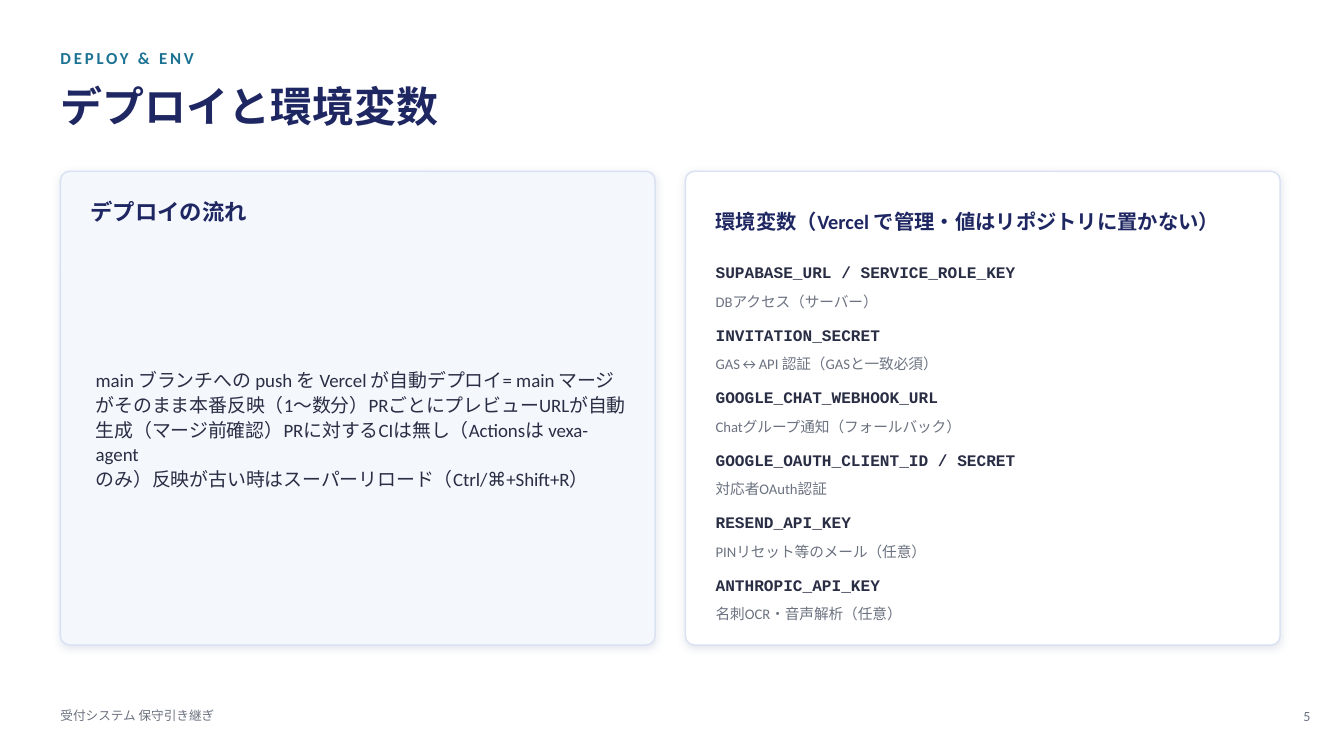
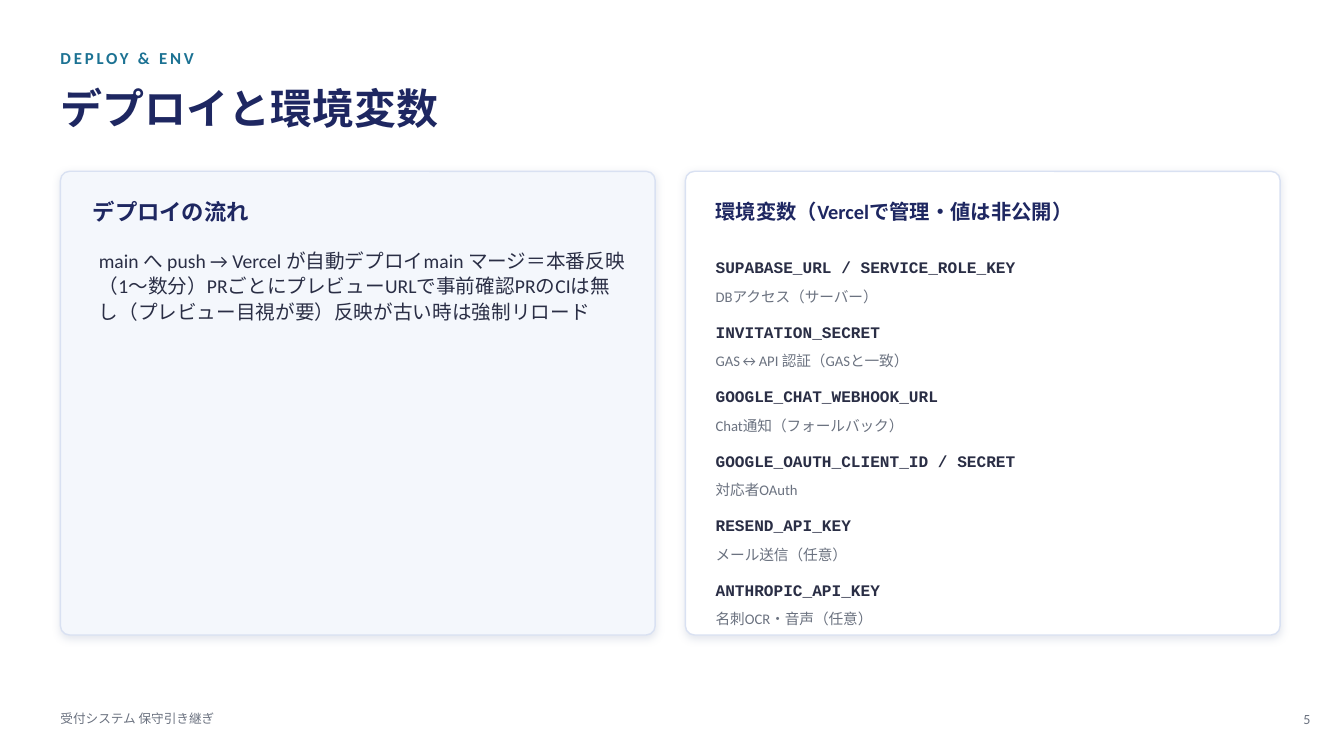
Before and after one commit to viva-eureka/reception-system, a slide deck: slide 5 of docs/受付システム_保守引き継ぎ.pptx. Drawn at 1344x756 pixels with LibreOffice and Linux fonts; fonts in the diff are those of the drawing. Boxes give left, top, right and bottom in pixels: in the first picture for what was removed or moved away, otherwise in the second. Text is boxed around its words. In the diff, an @@ line names an element or a change of style, - is before the commit and + after.

```diff
--- a/docs/受付システム_保守引き継ぎ.pptx
+++ b/docs/受付システム_保守引き継ぎ.pptx
@@ rounded rectangle: place and size @@
-rounded rectangle at [60,171,655,645]
+rounded rectangle at [60,171,655,635]
@@ rounded rectangle at [60,171,655,635]: proportions changed @@
@@ rounded rectangle at [686,171,1280,635]: proportions changed @@
@@ rounded rectangle: place and size @@
-rounded rectangle at [686,171,1280,645]
+rounded rectangle at [686,171,1280,635]
@@ text at [716,201,1073,221]: text changed @@
-環境変数（Vercel で管理・値はリポジトリに置かない）
+環境変数（Vercelで管理・値は非公開）
@@ text at [99,251,625,321]: text changed; size 13.5 to 14 pt @@
-main ブランチへの push を Vercel が自動デプロイ= main マージがそのまま本番反映（1〜数分）PRごとにプレビューURLが自動生成（マージ前確認）PRに対するCIは無し（Actionsは vexa-agent のみ）反映が古い時はスーパーリロード（Ctrl/⌘+Shift+R）
+main へ push → Vercel が自動デプロイmain マージ＝本番反映（1〜数分）PRごとにプレビューURLで事前確認PRのCIは無し（プレビュー目視が要）反映が古い時は強制リロード
@@ text "main へ push → Vercel ..." at [99,251,625,321]: vertical alignment middle to top @@
@@ text "SUPABASE_URL / SERVICE_ROLE_KEY": place and size @@
-text "SUPABASE_URL / SERVICE_ROLE_KEY" at [716,267,1016,280]
+text "SUPABASE_URL / SERVICE_ROLE_KEY" at [716,262,1016,275]
@@ text "DBアクセス（サーバー）": place and size @@
-text "DBアクセス（サーバー）" at [716,294,878,308]
+text "DBアクセス（サーバー）" at [716,289,878,303]
@@ text at [716,353,909,367]: text changed @@
-GAS↔API 認証（GASと一致必須）
+GAS↔API 認証（GASと一致）
@@ text at [716,418,904,432]: text changed @@
-Chatグループ通知（フォールバック）
+Chat通知（フォールバック）
@@ text at [716,482,798,496]: text changed @@
-対応者OAuth認証
+対応者OAuth
@@ text at [716,547,847,561]: text changed @@
-PINリセット等のメール（任意）
+メール送信（任意）
@@ text "ANTHROPIC_API_KEY": place and size @@
-text "ANTHROPIC_API_KEY" at [716,580,880,593]
+text "ANTHROPIC_API_KEY" at [716,585,880,598]
@@ text at [716,611,873,625]: text changed @@
-名刺OCR・音声解析（任意）
+名刺OCR・音声（任意）
```
Also in this commit, not shown: 10 other slides changed, 4 other files.
